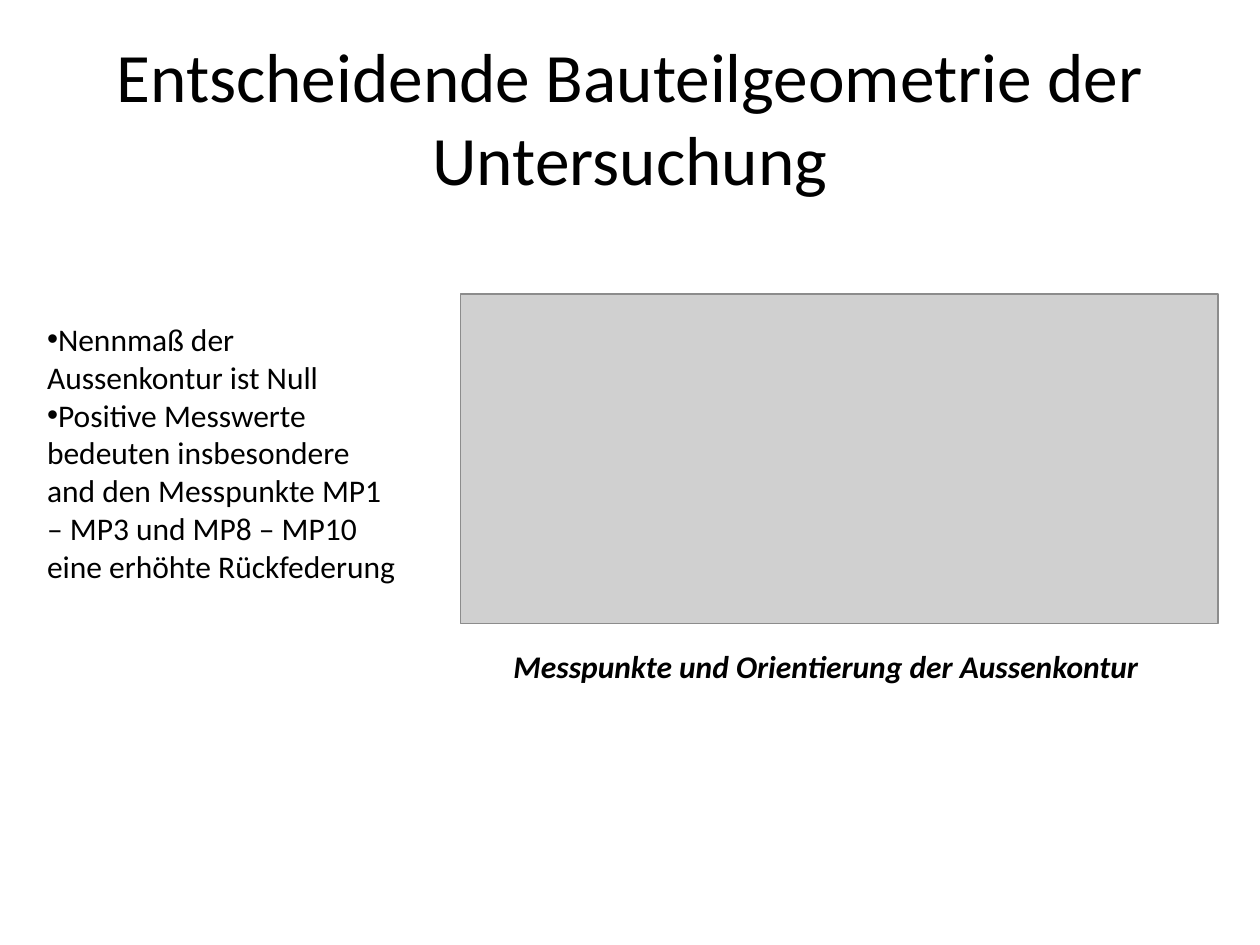
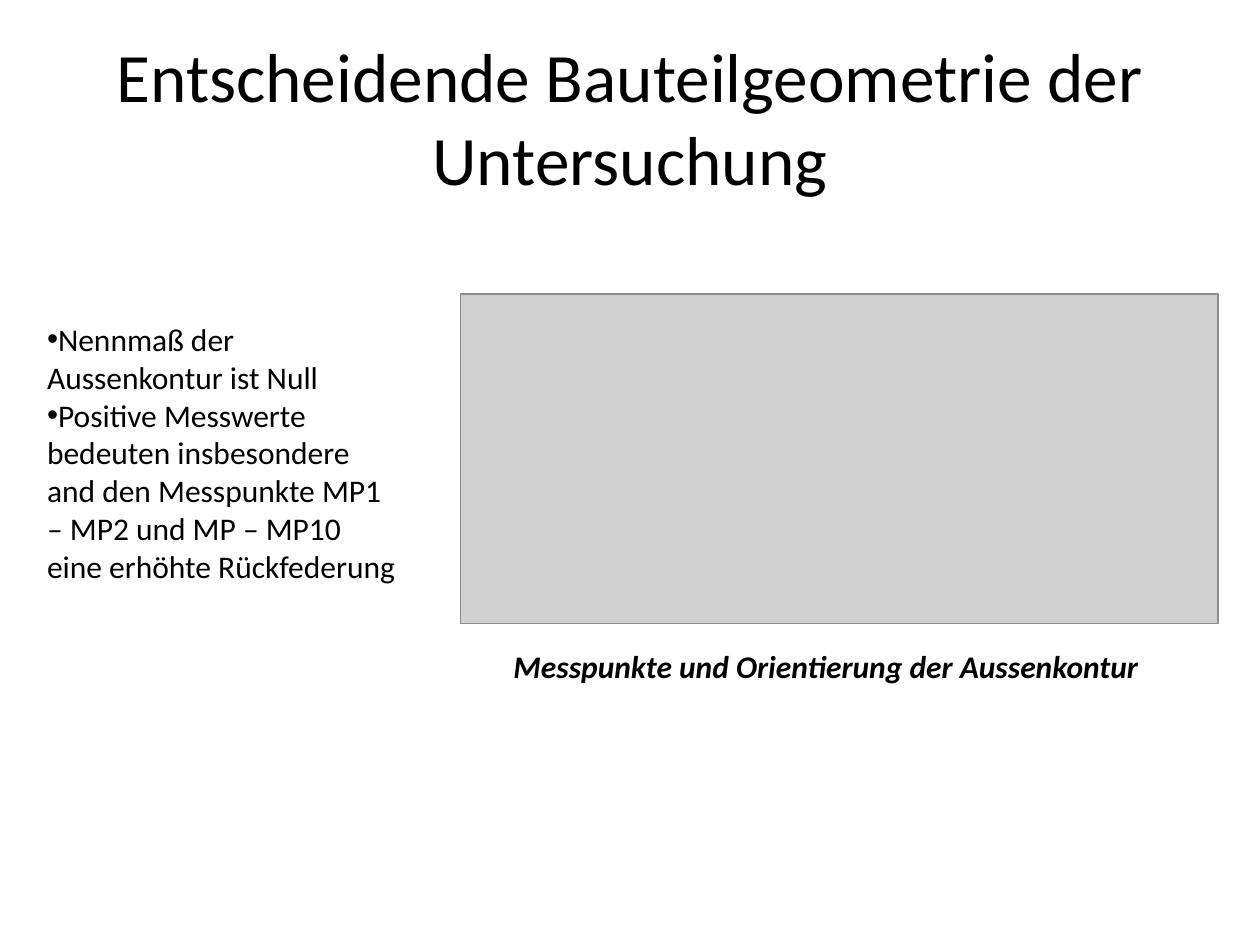
Before and after one commit to Benedikt2013/bacpraesent, a slide deck: slide 12 of PräsentationBachelorarbeitKaffanke.pptx (slide 13 before the commit). Drawn at 1260x945 pixels with LibreOffice and Linux fonts; fonts in the diff are those of the drawing; grey boxes stand for pictures. Boxes give left, top, right and bottom in pixels: in the first picture for what was removed or moved away, otherwise in the second. Text is boxed around its words. In the diff, an @@ line names an element or a change of style, - is before the commit and + after.

```diff
--- a/PräsentationBachelorarbeitKaffanke.pptx
+++ b/PräsentationBachelorarbeitKaffanke.pptx
@@ text at bbox=[47, 405, 395, 584]: text changed @@
-• Positive Messwerte bedeuten insbesondere and den Messpunkte MP1 – MP3 und MP8 – MP10 eine erhöhte Rückfederung
+• Positive Messwerte bedeuten insbesondere and den Messpunkte MP1 – MP2 und MP – MP10 eine erhöhte Rückfederung
```
Also in this commit, not shown: 3 other slides changed, 3 slides added, 1 slide removed, 6 other files.
